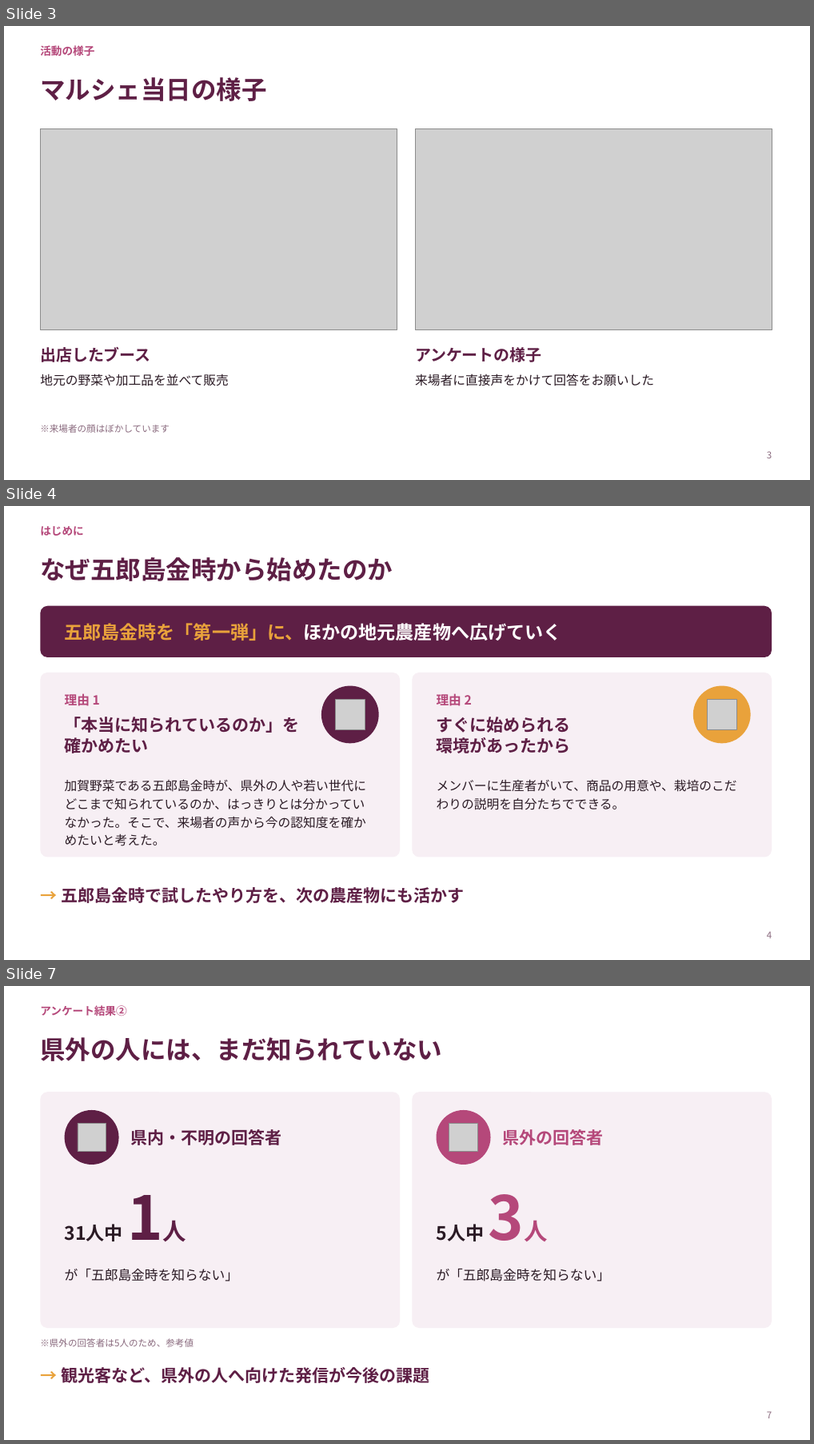
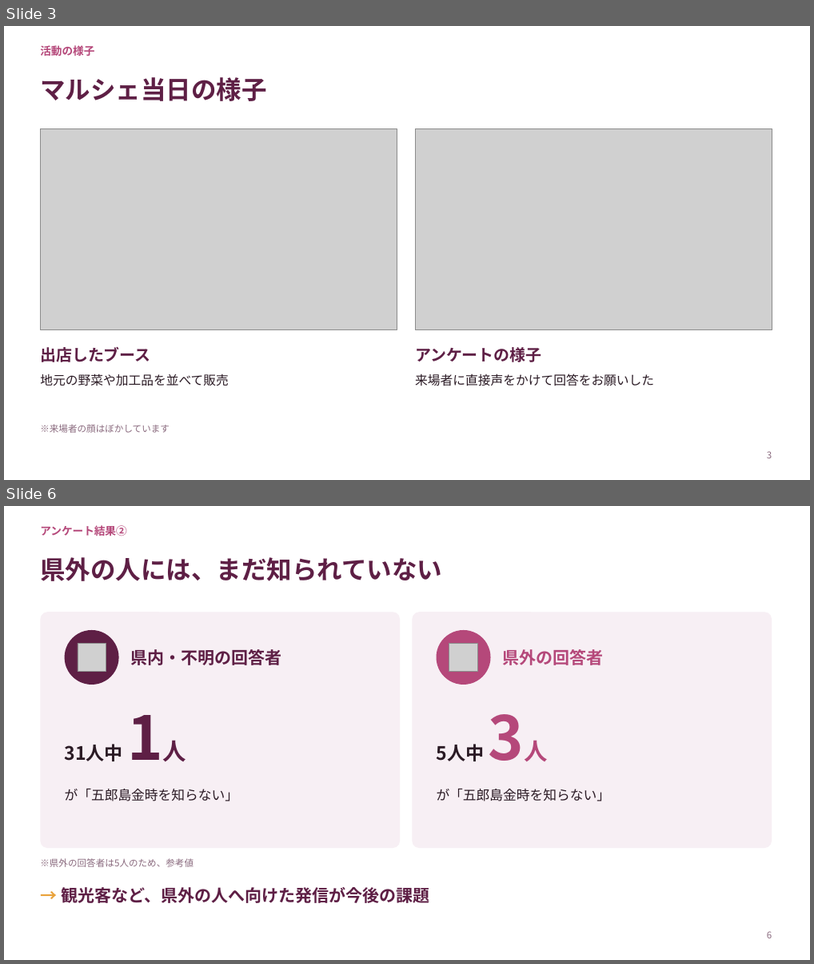
Before and after one commit to tadakazukawani/first-contributions, a slide deck: 農業青年/地元農産物認知拡大プロジェクト.pptx. Shown one above the other, each under a label of ours: slides 3, 4 and 7 before the commit, slides 3 and 6 after it; the slides between them are not shown. The pictures are 814x1444 and 814x964 pixels, drawn with LibreOffice and Linux fonts; fonts in the diff are those of the drawing; grey boxes stand for pictures. Boxes give left, top, right and bottom in pixels: in the first picture for what was removed or moved away, otherwise in the second. Text is boxed around its words. In the diff, an @@ line names an element or a change of style, - is before the commit and + after.

```diff
--- a/農業青年/地元農産物認知拡大プロジェクト.pptx
+++ b/農業青年/地元農産物認知拡大プロジェクト.pptx
@@ slide 4 removed at [4,506,810,960], background #FFFFFF @@
@@ text removed at [40,526,83,536] @@
-はじめに
@@ title removed at [40,557,393,581] @@
-なぜ五郎島金時から始めたのか
@@ rounded rectangle removed at [40,606,772,657] @@
@@ text removed at [65,623,562,640] @@
-五郎島金時を「第一弾」に、ほかの地元農産物へ広げていく
@@ rounded rectangle removed at [40,672,400,857] @@
@@ rounded rectangle removed at [412,672,772,857] @@
@@ text removed at [65,694,100,706] @@
-理由 1
@@ ellipse removed at [322,686,379,743] @@
@@ text removed at [437,694,472,706] @@
-理由 2
@@ ellipse removed at [694,686,751,743] @@
@@ text removed at [65,716,300,753] @@
-「本当に知られているのか」を
-確かめたい
@@ picture removed at [335,700,365,729] @@
@@ text removed at [437,716,571,753] @@
-すぐに始められる
-環境があったから
@@ picture removed at [707,700,738,729] @@
@@ text removed at [65,779,366,846] @@
-加賀野菜である五郎島金時が、県外の人や若い世代にどこまで知られているのか、はっきりとは分かっていなかった。そこで、来場者の声から今の認知度を確かめたいと考えた。
@@ text removed at [437,779,738,810] @@
-メンバーに生産者がいて、商品の用意や、栽培のこだわりの説明を自分たちでできる。
@@ text removed at [61,887,465,903] @@
-→ 五郎島金時で試したやり方を、次の農産物にも活かす
@@ page number removed at [767,931,772,938] @@
-4
@@ what was slide 7 is now slide 6 @@
@@ page number at [767,931,772,938]: text changed @@
-7
+6
```
Also in this commit, not shown: 3 slides changed, 4 other files.
